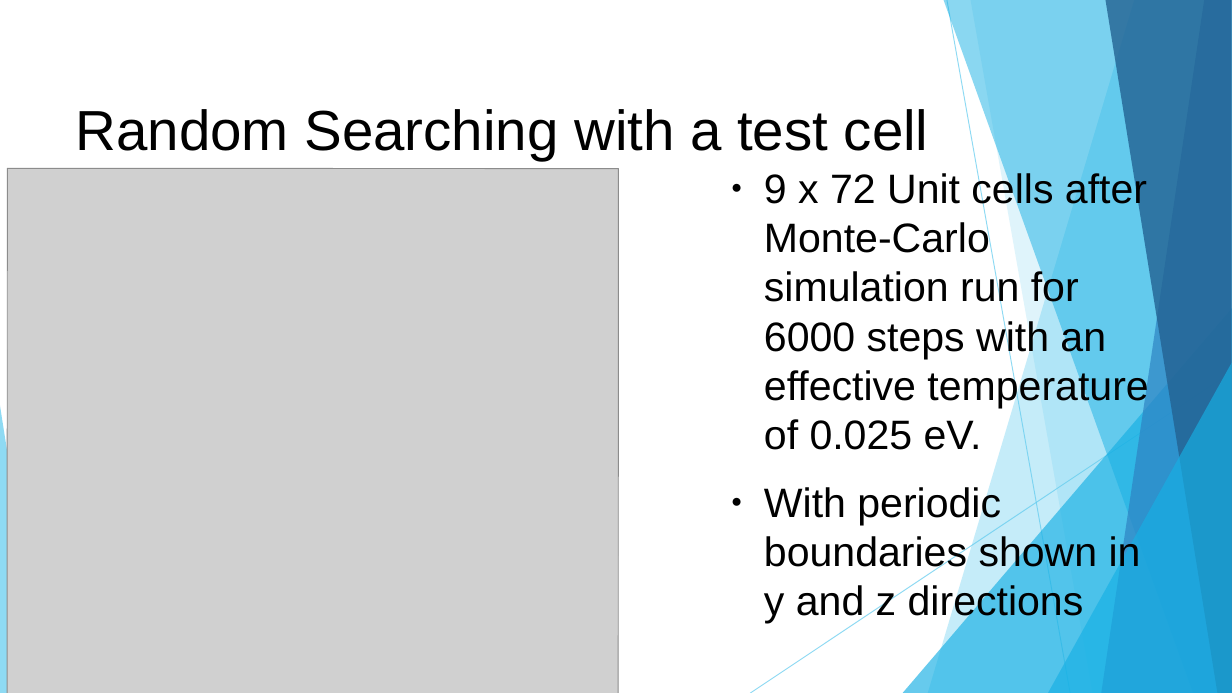
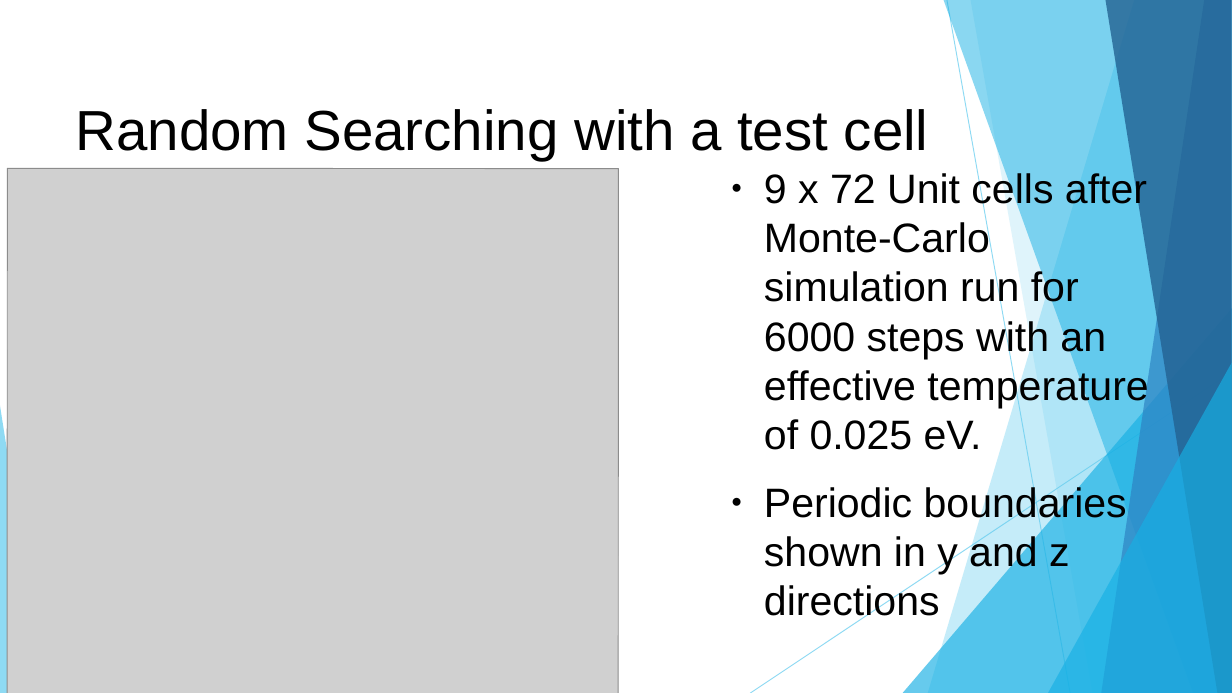
Before and after one commit to OFThomas/amorphMgO, a slide deck: slide 9 of Amorphous MgO Triple Junctions.odp (slide 7 before the commit). Drawn at 1232x693 pixels with LibreOffice and Linux fonts; fonts in the diff are those of the drawing; grey boxes stand for pictures. Boxes give left, top, right and bottom in pixels: in the first picture for what was removed or moved away, otherwise in the second. Text is boxed around its words. In the diff, an @@ line names an element or a change of style, - is before the commit and + after.

```diff
--- a/Amorphous MgO Triple Junctions.odp
+++ b/Amorphous MgO Triple Junctions.odp
@@ text at (764,484,1127,624): text changed @@
-● With periodic boundaries shown in y and z directions
+● Periodic boundaries shown in y and z directions
```
Also in this commit, not shown: 2 other slides changed, 4 slides added, 2 slides removed, 40 other files.
